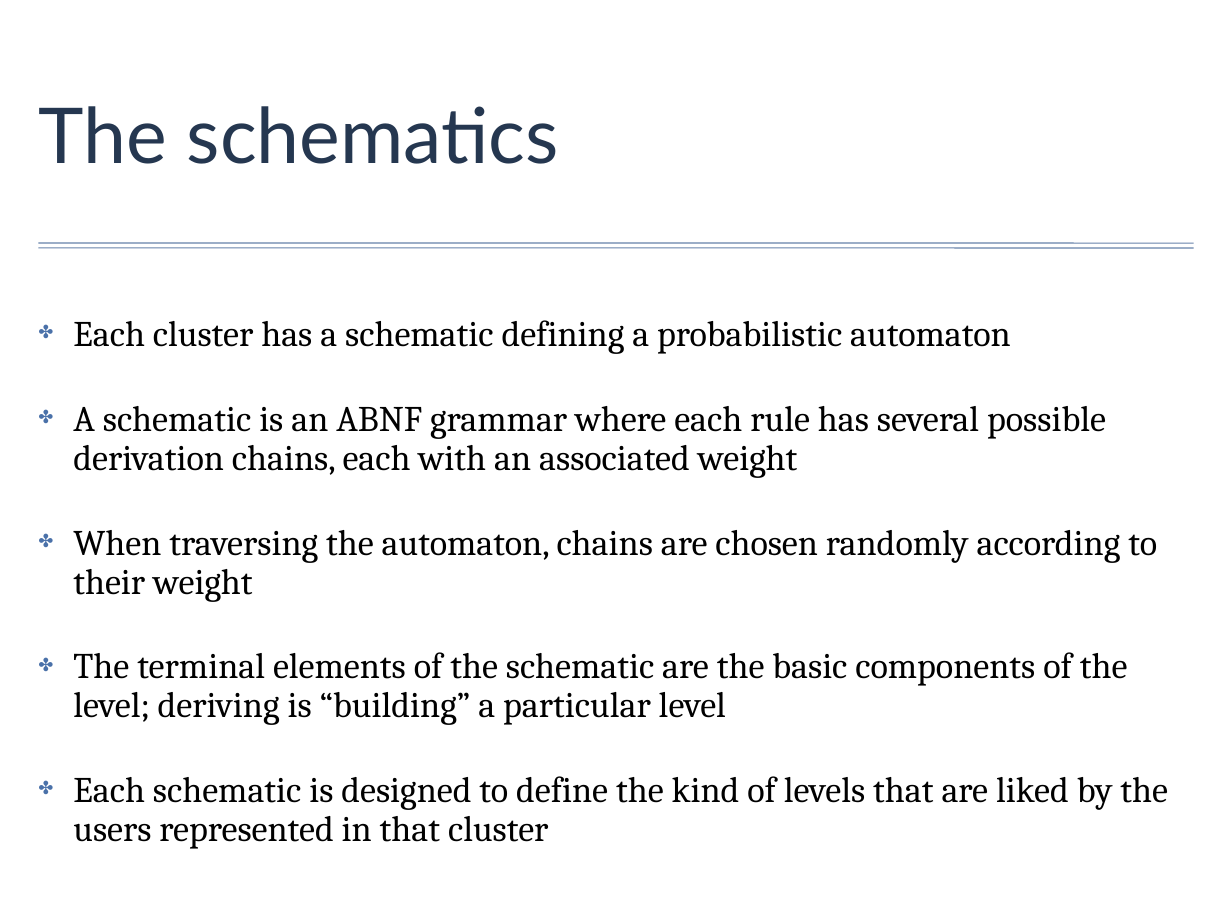
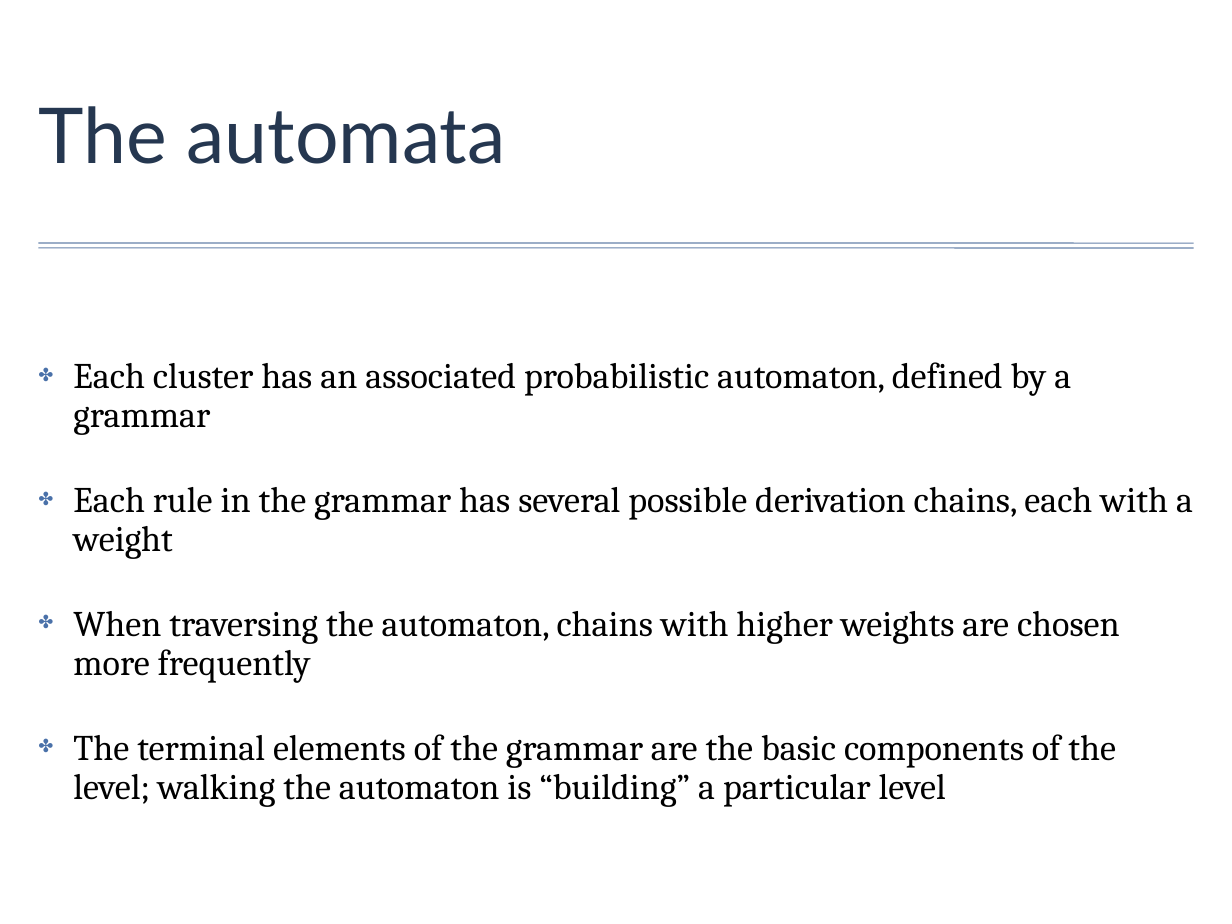
Before and after one commit to xurxodiz/MarioLevels, a slide deck: slide 3 of slides/cig2012.ppt. Drawn at 1232x924 pixels with LibreOffice and Linux fonts; fonts in the diff are those of the drawing; background and template pictures are left out. Boxes give left, top, right and bottom in pixels: in the first picture for what was removed or moved away, otherwise in the second. Text is boxed around its words. In the diff, an @@ line names an element or a change of style, - is before the commit and + after.

```diff
--- a/slides/cig2012.ppt
+++ b/slides/cig2012.ppt
@@ title at (x1=38, y1=106, x2=506, y2=164): text changed @@
-The schematics
+The automata
@@ text at (x1=73, y1=362, x2=1193, y2=807): text changed @@
-✤ Each cluster has a schematic defining a probabilistic automaton
-✤ A schematic is an ABNF grammar where each rule has several possible derivation chains, each with an associated weight
-✤ When traversing the automaton, chains are chosen randomly according to their weight
-✤ The terminal elements of the schematic are the basic components of the level; deriving is “building” a particular level
-✤ Each schematic is designed to define the kind of levels that are liked by the users represented in that cluster
+✤ Each cluster has an associated probabilistic automaton, defined by a grammar
+✤ Each rule in the grammar has several possible derivation chains, each with a weight
+✤ When traversing the automaton, chains with higher weights are chosen more frequently
+✤ The terminal elements of the grammar are the basic components of the level; walking the automaton is “building” a particular level
```
Also in this commit, not shown: 3 other slides changed, 3 other files.
